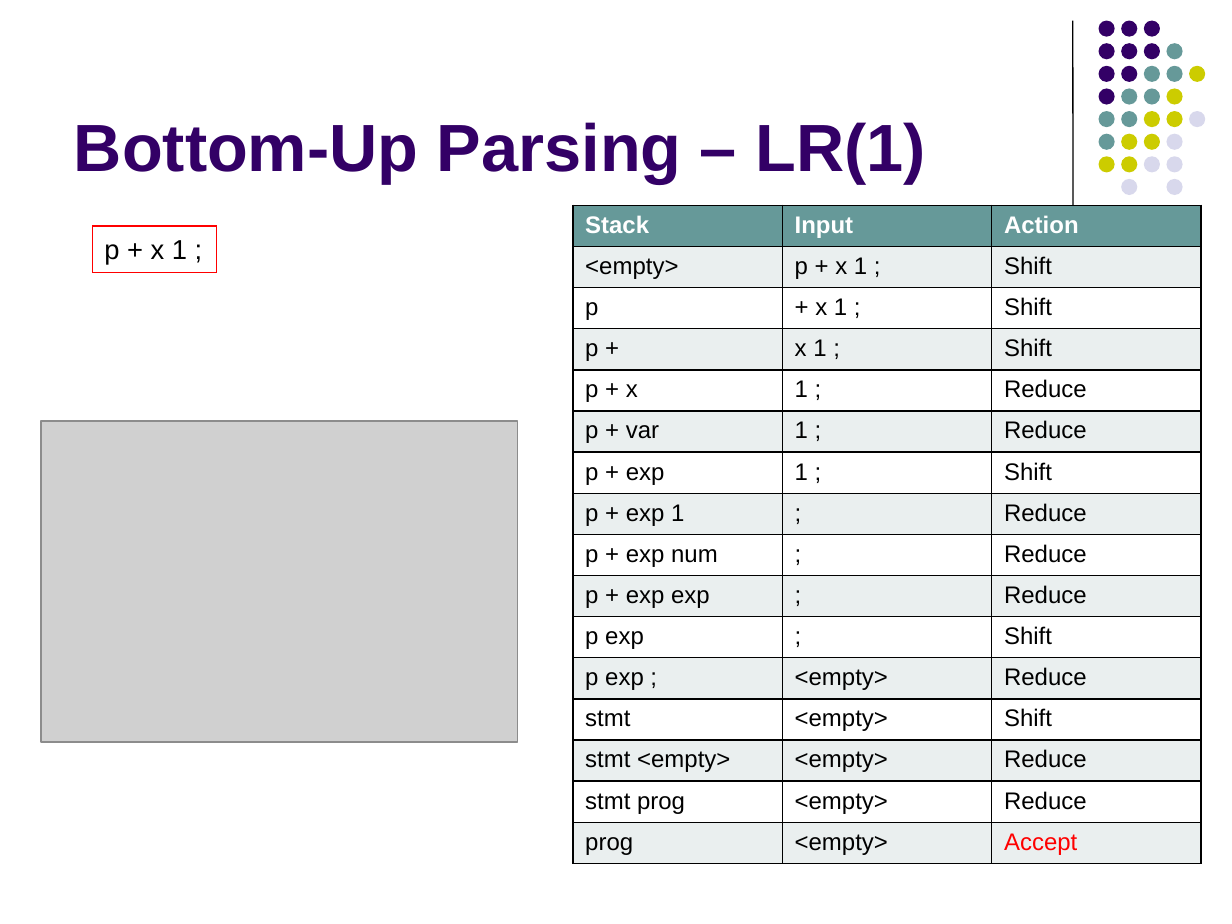
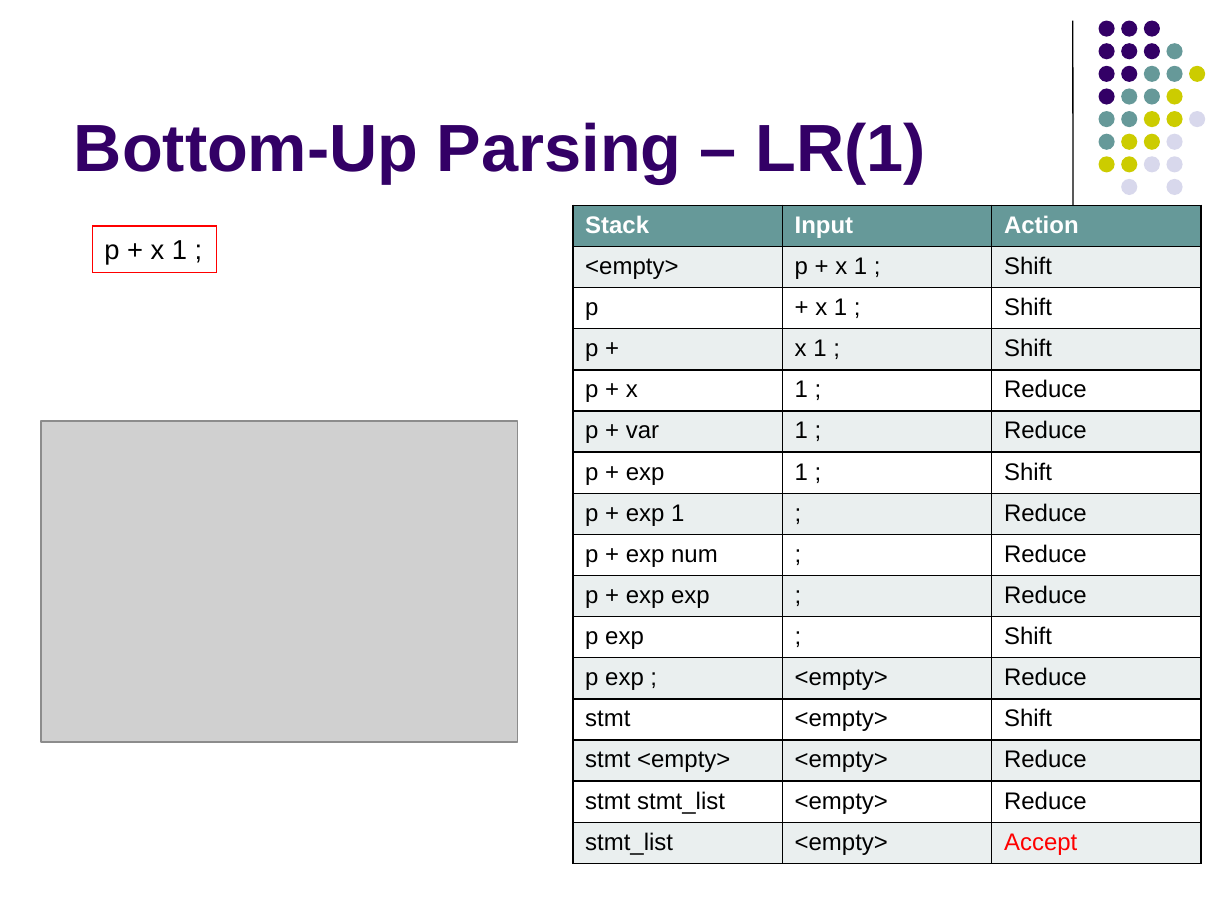
Before and after one commit to lutzhamel/CSC402, a slide deck: slide 5 of notes/csc402-ln021.pptx. Drawn at 1232x924 pixels with LibreOffice and Linux fonts; fonts in the diff are those of the drawing; grey boxes stand for pictures. Boxes give left, top, right and bottom in pixels: in the first picture for what was removed or moved away, otherwise in the second. Text is boxed around its words. In the diff, an @@ line names an element or a change of style, - is before the commit and + after.

```diff
--- a/notes/csc402-ln021.pptx
+++ b/notes/csc402-ln021.pptx
@@ table at box(573, 206, 1201, 862) @@
-row 15, column 1: stmt prog
+row 15, column 1: stmt stmt_list
-row 16, column 1: prog
+row 16, column 1: stmt_list
```
Also in this commit, not shown: 1 other slide changed, 1 other file.
